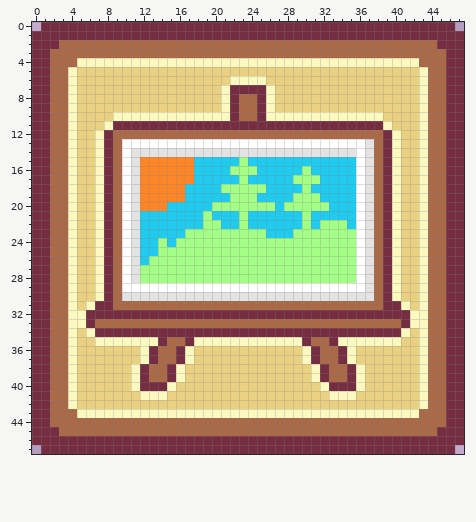
One commit to this pixel-art sprite: img/gallery.png. Above is the file before it was changed.
The file is 48x48 pixels.
Once edited:
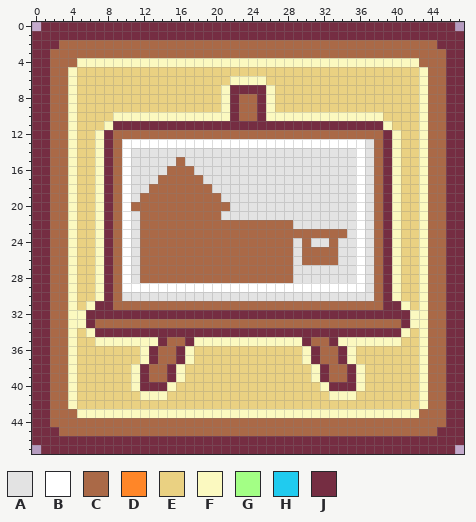
Palette (. is transparent): A #e3e3e3  B #ffffff  C #aa6947  D #ff8628  E #ead182  F #fbf9c0  G #a3ff85  H #20cbef  J #752d42
Change:
y 15: x 12..35 DDDDDDHHHHHGHHHHHHHHHHHH -> AAAACAAAAAAAAAAAAAAAAAAA
y 16: x 12..35 DDDDDDHHHHGGGHHHHHGHHHHH -> AAACCCAAAAAAAAAAAAAAAAAA
y 17: x 12..35 DDDDDDHHHHHGHHHHHGGGHHHH -> AACCCCCAAAAAAAAAAAAAAAAA
y 18: x 12..35 DDDDDHHHHGGGGGHHHHGHHHHH -> ACCCCCCCAAAAAAAAAAAAAAAA
y 19: x 12..35 DDDDDHHHHHGGGHHHHGGGHHHH -> CCCCCCCCCAAAAAAAAAAAAAAA
y 20: x 11..35 ADDDHHHHHGGGGGGGHGGGGGHHH -> CCCCCCCCCCCAAAAAAAAAAAAAA
y 21: x 12..35 HHHHHHHGHHHGHHHHHHGHHHHH -> CCCCCCCCCAAAAAAAAAAAAAAA
y 22: x 12..35 HHHHHHHGGHHGHHHHHHGHGGGH -> CCCCCCCCCCCCCCCCCAAAAAAA
y 23: x 12..35 HHHHHGGGGGGGGGHHHGGGGGGG -> CCCCCCCCCCCCCCCCCCCCCCCA
y 24: x 12..35 HHGHGGGGGGGGGGGGGGGGGGGG -> CCCCCCCCCCCCCCCCCACAACAA
y 25: x 12..35 HHGGGGGGGGGGGGGGGGGGGGGG -> CCCCCCCCCCCCCCCCCACCCCAA
y 26: x 12..35 HGGGGGGGGGGGGGGGGGGGGGGG -> CCCCCCCCCCCCCCCCCACCCCAA
y 27..28: x 12..35 GGGGGGGGGGGGGGGGGGGGGGGG -> CCCCCCCCCCCCCCCCCAAAAAAA
Boxes around the changes in both pictures, in picture pixels (x1, y1, x2, y2):
changed: (131, 157, 356, 283)
